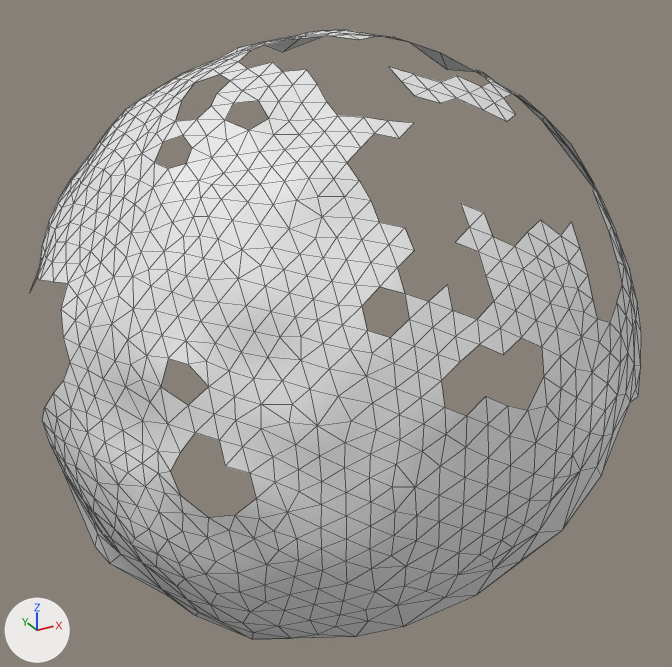
Renders of the OBJ model res/final/onecam_fullvolume/12/cleanedup/FullVolium.000334.obj from each side of a commit.
The view is the same before and after, from a camera (50 mm lens) standing at (-378.4, 353.2, 261.5) and looking at (-275.9, 539.5, 168.4). Every picture has the same lights, and +X, +Y and +Z are marked at lower left. Mesh edges are drawn as thin lines. Where no turn or scale is listed for an object, it has been applied to the vertices.

Names of what the first picture shows: 'FullVolium.000334'.
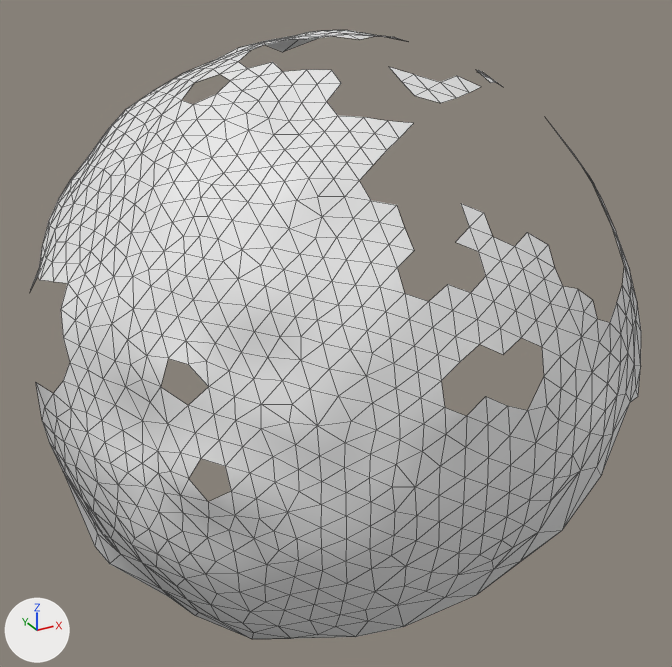
Location of each change, [x1, y1, x2, y2] in pixels of the pictures (672 x 667 px; the box of a moved part takes in the faces that stretch with it):
part 1 of me_fullvolium_000334, moved or reshaped
    before: [410, 42, 624, 299]
    after: [154, 70, 494, 337]
part 2 of me_fullvolium_000334, added
    after: [295, 36, 330, 40]
part 3 of me_fullvolium_000334, added
    after: [36, 383, 53, 419]
part 4 of me_fullvolium_000334, added
    after: [170, 433, 256, 518]

Diff of the bpy script that builds the scene:
```diff
--- a/res/final/onecam_fullvolume/12/cleanedup/FullVolium.000334.obj.py
+++ b/res/final/onecam_fullvolume/12/cleanedup/FullVolium.000334.obj.py
@@ me_fullvolium_000334 @@
 # used by ob_fullvolium_000334; location = (0.0, 0.0, 0.0)
 # verts and faces of me_fullvolium_000334; kept vertices keep their numbers, new ones are numbered from 691
 # before: 373 (-272.0, 548.0, 238.3), 377 (-279.8, 554.9, 237.3) at pixel (288, 39), 386 (-272.6, 553.8, 237.7) at pixel (318, 36)
 # before: 528 (-345.6, 538.4, 169.5) at pixel (53, 393), 641 (-346.9, 549.6, 157.6) at pixel (42, 421), 662 (-347.0, 542.8, 164.4) at pixel (44, 407)
-me_fullvolium_000334.from_pydata(...)  # 691 vertices, 1211 faces; spans x -347.0..-206.8, y 476.0..606.0, z 100.9..238.3
+me_fullvolium_000334.from_pydata(...)  # 686 vertices, 1225 faces; spans x -348.4..-206.8, y 476.0..606.0, z 100.9..238.3
+# me_fullvolium_000334 part 1
+# 21 vertices are removed from x -253.9..-212.2, y 488.5..568.2, z 192.9..232.1
+# 38 faces are deleted
+# 10 vertices are added at x -316.8..-276.1, y 486.0..541.6, z 195.9..233.5
+# 35 new faces join them
+# me_fullvolium_000334 part 2
+verts[699] = (-279.2, 548.2, 237.8)  # pixel (304, 39)
+faces += [(373, 386, 699), (377, 699, 386)]
+# me_fullvolium_000334 part 3
+verts[706] = (-348.4, 541.6, 171.4)  # pixel (35, 382)
+faces += [(528, 706, 662), (641, 662, 706)]
+# me_fullvolium_000334 part 4
+# 4 vertices are added at (-323.0, 495.3, 162.3), (-327.0, 499.9, 168.4), (-326.6, 498.4, 159.3), (-329.2, 501.5, 163.6)
+# 13 new faces join them
```
